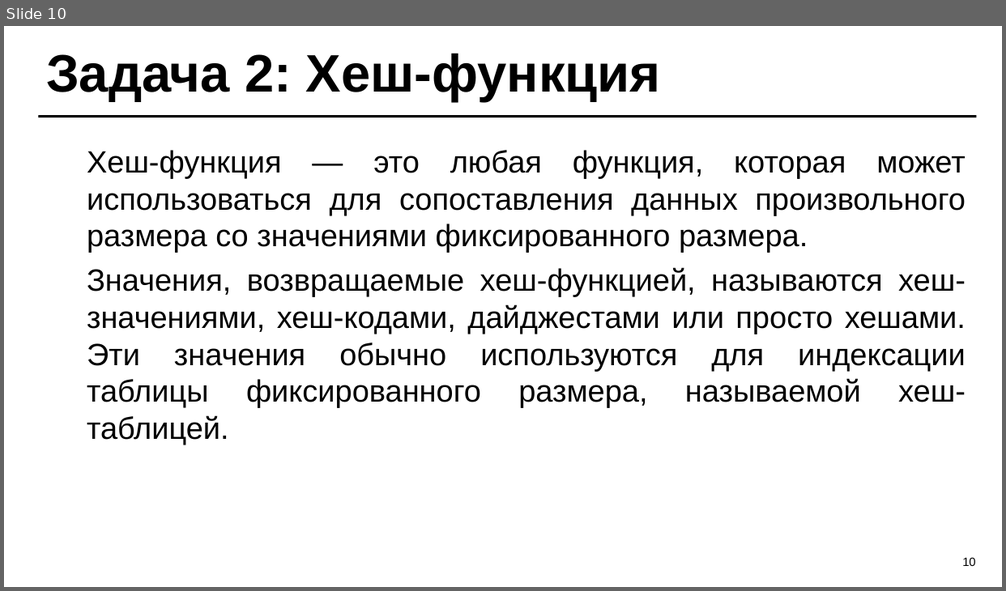
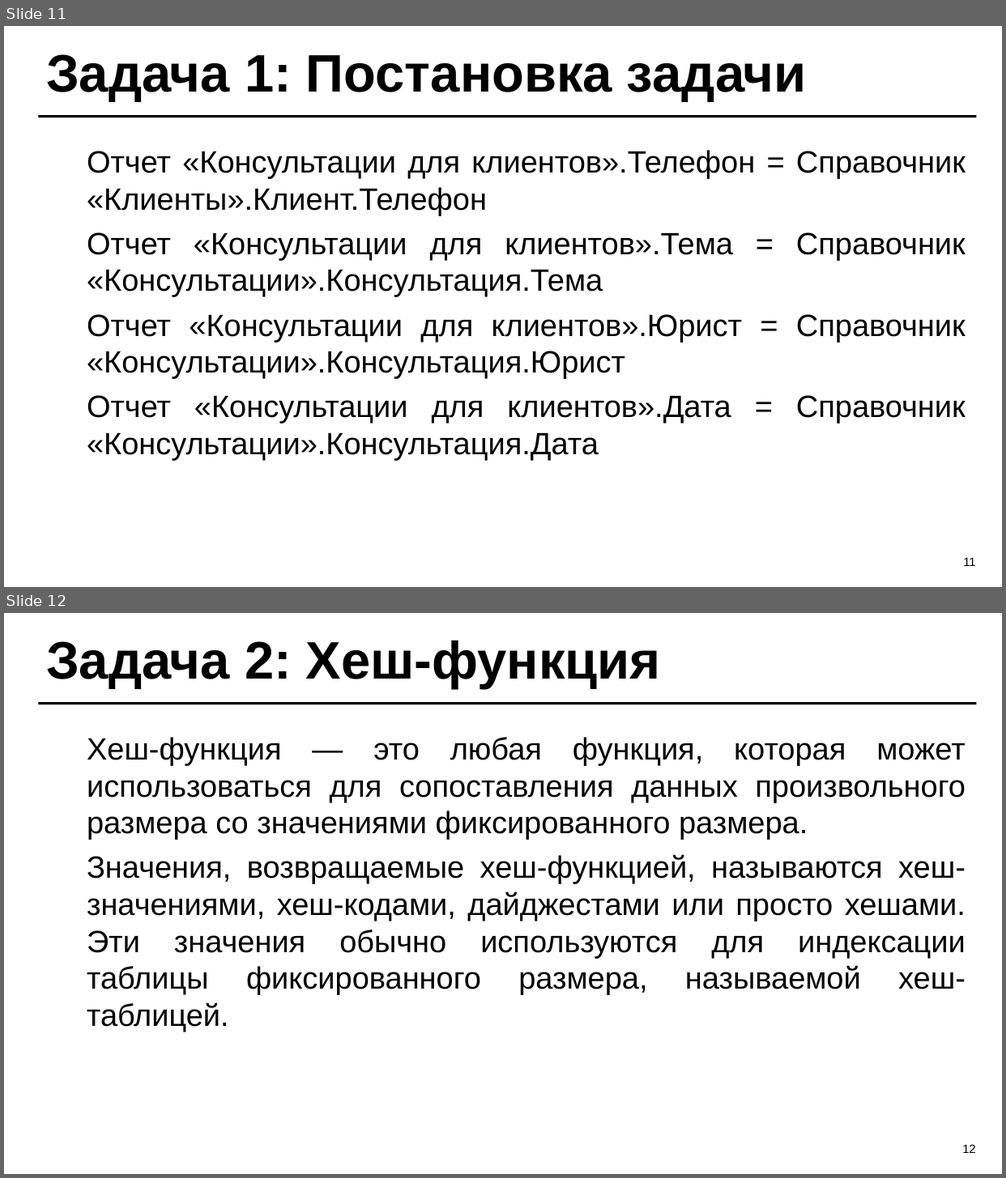
Before and after one commit to TheFusterMan/KursProject, a slide deck: Курсовой проект 2025 - ИС Юридическая фирма Б9123-09.03.04.ppt. Shown one above the other, each under a label of ours: slide 10 before the commit, slides 11 and 12 after it. The pictures are 1006x591 and 1006x1178 pixels, drawn with LibreOffice and Linux fonts; fonts in the diff are those of the drawing. Boxes give left, top, right and bottom in pixels: in the first picture for what was removed or moved away, otherwise in the second. Text is boxed around its words. In the diff, an @@ line names an element or a change of style, - is before the commit and + after.

```diff
--- a/Курсовой проект 2025 - ИС Юридическая фирма Б9123-09.03.04.ppt
+++ b/Курсовой проект 2025 - ИС Юридическая фирма Б9123-09.03.04.ppt
@@ slide 11 added at box(4, 26, 1002, 587), background #FFFFFF; not listed: 1 template element that a slide beside it also shows @@
@@ title added at box(46, 54, 806, 101), 48 pt, text #000000, bold @@
+Задача 1: Постановка задачи
@@ text added at box(87, 150, 965, 460), 28 pt, text #000000 @@
+Отчет «Консультации для клиентов».Телефон = Справочник «Клиенты».Клиент.Телефон
+Отчет «Консультации для клиентов».Тема = Справочник «Консультации».Консультация.Тема
+Отчет «Консультации для клиентов».Юрист = Справочник «Консультации».Консультация.Юрист
+Отчет «Консультации для клиентов».Дата = Справочник «Консультации».Консультация.Дата
@@ page number added at box(963, 557, 975, 566), 10.8 pt, text #000000 @@
+11
@@ what was slide 10 is now slide 12 @@
@@ page number at box(962, 1144, 975, 1153): text changed @@
-10
+12
```
Also in this commit, not shown: 17 slides changed, 6 other slides added, 6 slides removed, 7 other files.
